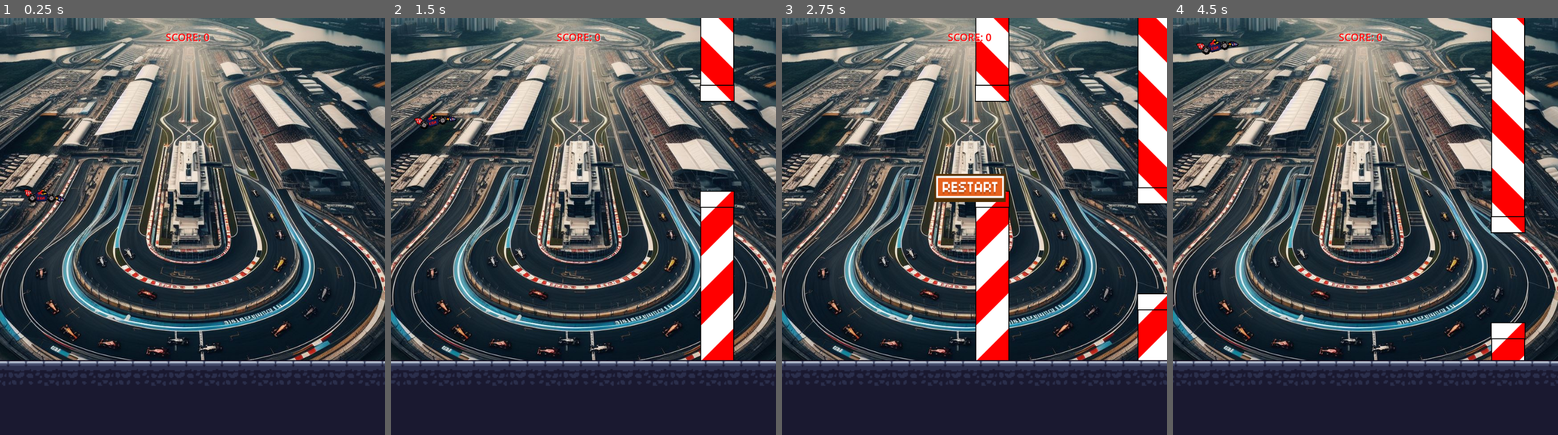
Above: before the commit, frames 1-4 (left to right).
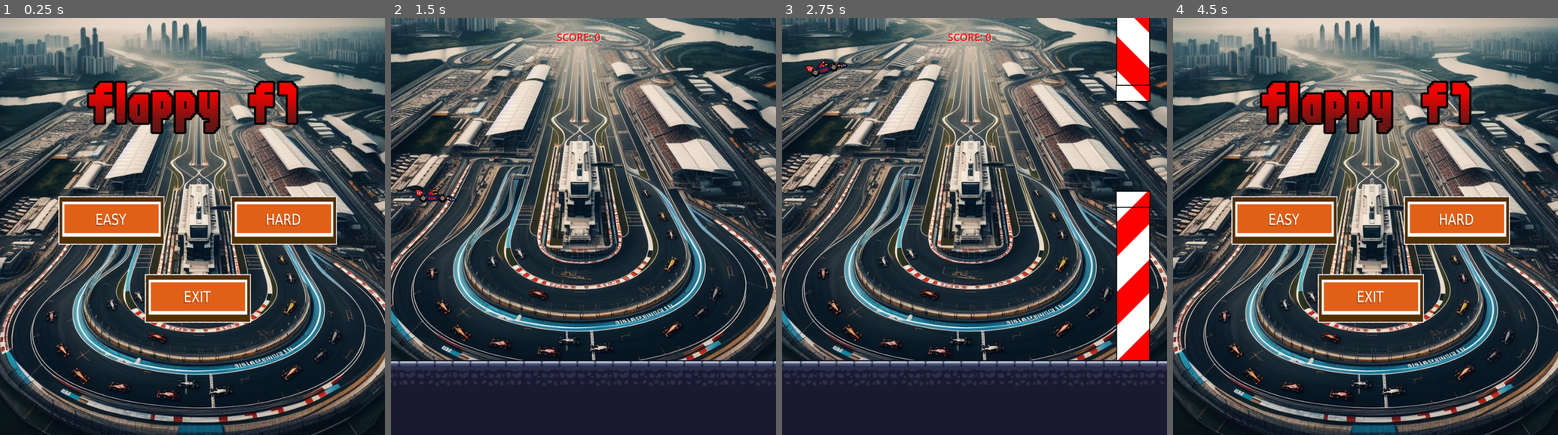
Above: after the commit, the same moments.

Repository: joelmunu/FlappyF1
Game: Godot game, scene res://scenes/Menu.tscn
Two runs of this game, one before a commit and one after it. Both use one fixed random seed, a clock stepped at 60 frames per second and the inputs below. Before the commit the project starts from res://scenes/Main.tscn.
Inputs (mouse positions are in pixels of both pictures, inside the frame that each line leads up to):
- Up to frame 1 (0.25 s): no input
- Up to frame 2 (1.5 s): click (675, 222) at 0.52 s; click (502, 222) at 1.27 s
- Up to frame 3 (2.75 s): tap Enter (ui_accept) at 2, 2.1, 2.27, 2.57 s; move the mouse to (1059, 205) at 2.02 s; click (1059, 205) at 2.17 s
- Up to frame 4 (4.5 s): click (1361, 188) at 2.77 s; move the mouse to (1288, 247) at 3.52 s; tap Enter (ui_accept) at 3.6, 3.77, 4.07 s; click (1288, 247) at 3.67 s; click (1361, 222) at 4.27 s

The runs differ from the first frame. In frame 1, 72% of the frame differs, in the area x 0-100%, y 0-100%; in frame 2, 7.0%; in frame 3, 16%; in frame 4, 73%.

Commit message:
Feature: Se creado el menú principal, y se ha añadido música de fondo, efectos de sonido y algunos botones adicionales

Diff:
--- a/project.godot
+++ b/project.godot
@@ -11,7 +11,7 @@
 [application]
 
 config/name="FlappyF1"
-run/main_scene="res://scenes/Main.tscn"
+run/main_scene="res://scenes/Menu.tscn"
 config/features=PackedStringArray("4.2", "Forward Plus")
 config/icon="res://icon.svg"
 
--- a/scenes/Main.gd
+++ b/scenes/Main.gd
@@ -83,10 +83,12 @@
 func check_top():
 	if $Player.position.y < 0:
 		$Player.falling = true
+		$AudioStreamPlayer2D.play()
 		stop_game()
 
 func player_hit():
 	$Player.falling = true
+	$AudioStreamPlayer2D.play()
 	stop_game()
 
 func stop_game():
@@ -98,6 +100,7 @@
 
 func _on_ground_body_entered(body):
 	$Player.falling = false
+	$AudioStreamPlayer2D.play()
 	stop_game()
 
 
--- a/scenes/Main.tscn
+++ b/scenes/Main.tscn
@@ -6,6 +6,7 @@
 [ext_resource type="PackedScene" uid="uid://qidwvavpxehf" path="res://scenes/Ground.tscn" id="4_6tshf"]
 [ext_resource type="PackedScene" uid="uid://bw2gymky80ky5" path="res://scenes/Pipe.tscn" id="5_0m3jj"]
 [ext_resource type="PackedScene" uid="uid://c27yga81jdgev" path="res://scenes/Reset.tscn" id="6_22dcb"]
+[ext_resource type="AudioStream" uid="uid://klp8s2vnck2n" path="res://assets/sound/voxvox.mp3" id="7_uepb7"]
 
 [node name="Main" type="Node2D"]
 script = ExtResource("1_b3g7k")
@@ -44,6 +45,11 @@
 
 [node name="Reset" parent="." instance=ExtResource("6_22dcb")]
 
+[node name="AudioStreamPlayer2D" type="AudioStreamPlayer2D" parent="."]
+stream = ExtResource("7_uepb7")
+
+[node name="ReturnToMenu" type="CanvasLayer" parent="."]
+
 [connection signal="body_entered" from="Ground" to="." method="_on_ground_body_entered"]
 [connection signal="hit" from="Ground" to="." method="_on_ground_hit"]
 [connection signal="timeout" from="PipeTimer" to="." method="_on_pipe_timer_timeout"]
--- /dev/null
+++ b/scenes/Menu.gd
@@ -0,0 +1,10 @@
+extends Control
+
+func _on_easy_button_pressed():
+	get_tree().change_scene_to_file("res://scenes/Main.tscn")
+
+func _on_exit_button_pressed():
+	get_tree().quit()
+
+func _ready():
+	$AudioStreamPlayer2D.play()
--- /dev/null
+++ b/scenes/Menu.tscn
@@ -0,0 +1,92 @@
+[gd_scene load_steps=17 format=3 uid="uid://csosb8sli2ksf"]
+
+[ext_resource type="Texture2D" uid="uid://wmvh6rad7isr" path="res://assets/background/background.jpeg" id="1_ktbh1"]
+[ext_resource type="Script" path="res://scenes/Menu.gd" id="1_kybbp"]
+[ext_resource type="Texture2D" uid="uid://cf5skt7rorcid" path="res://assets/easybtn.png" id="2_wwni0"]
+[ext_resource type="Texture2D" uid="uid://cx3cy8s3fq8xd" path="res://assets/hardbtn.png" id="3_1rgcw"]
+[ext_resource type="Texture2D" uid="uid://bxffmhhpgpehd" path="res://assets/exitbtn.png" id="4_cm2ji"]
+[ext_resource type="Texture2D" uid="uid://cf5451d27kgau" path="res://assets/flappyf1logo.png" id="5_pxx6q"]
+[ext_resource type="AudioStream" uid="uid://bnugictbe8w0r" path="res://assets/sound/OST.mp3" id="7_lah42"]
+
+[sub_resource type="StyleBoxTexture" id="StyleBoxTexture_wgue1"]
+texture = ExtResource("2_wwni0")
+
+[sub_resource type="StyleBoxTexture" id="StyleBoxTexture_sgbr3"]
+texture = ExtResource("2_wwni0")
+
+[sub_resource type="StyleBoxTexture" id="StyleBoxTexture_rv2e2"]
+texture = ExtResource("2_wwni0")
+
+[sub_resource type="StyleBoxTexture" id="StyleBoxTexture_4neio"]
+texture = ExtResource("3_1rgcw")
+
+[sub_resource type="StyleBoxTexture" id="StyleBoxTexture_cseu7"]
+texture = ExtResource("3_1rgcw")
+
+[sub_resource type="StyleBoxTexture" id="StyleBoxTexture_b8pvr"]
+texture = ExtResource("3_1rgcw")
+
+[sub_resource type="StyleBoxTexture" id="StyleBoxTexture_45md0"]
+texture = ExtResource("4_cm2ji")
+
+[sub_resource type="StyleBoxTexture" id="StyleBoxTexture_wnmm7"]
+texture = ExtResource("4_cm2ji")
+
+[sub_resource type="StyleBoxTexture" id="StyleBoxTexture_6v1np"]
+texture = ExtResource("4_cm2ji")
+
+[node name="Menu" type="Control"]
+layout_mode = 3
+anchors_preset = 15
+anchor_right = 1.0
+anchor_bottom = 1.0
+grow_horizontal = 2
+grow_vertical = 2
+script = ExtResource("1_kybbp")
+
+[node name="Background" type="Sprite2D" parent="."]
+position = Vector2(23, 97)
+texture = ExtResource("1_ktbh1")
+offset = Vector2(432, 384)
+
+[node name="EasyButton" type="Button" parent="."]
+layout_mode = 0
+offset_left = 131.0
+offset_top = 400.0
+offset_right = 369.0
+offset_bottom = 509.0
+theme_override_styles/normal = SubResource("StyleBoxTexture_wgue1")
+theme_override_styles/hover = SubResource("StyleBoxTexture_sgbr3")
+theme_override_styles/pressed = SubResource("StyleBoxTexture_rv2e2")
+
+[node name="HardButton" type="Button" parent="."]
+layout_mode = 0
+offset_left = 518.0
+offset_top = 400.0
+offset_right = 756.0
+offset_bottom = 509.0
+theme_override_styles/normal = SubResource("StyleBoxTexture_4neio")
+theme_override_styles/hover = SubResource("StyleBoxTexture_cseu7")
+theme_override_styles/pressed = SubResource("StyleBoxTexture_b8pvr")
+
+[node name="ExitButton" type="Button" parent="."]
+layout_mode = 0
+offset_left = 325.0
+offset_top = 575.0
+offset_right = 563.0
+offset_bottom = 684.0
+theme_override_styles/normal = SubResource("StyleBoxTexture_45md0")
+theme_override_styles/hover = SubResource("StyleBoxTexture_wnmm7")
+theme_override_styles/pressed = SubResource("StyleBoxTexture_6v1np")
+
+[node name="Flappyf1Logo" type="Sprite2D" parent="."]
+position = Vector2(433, 201)
+scale = Vector2(0.691667, 0.691667)
+texture = ExtResource("5_pxx6q")
+
+[node name="AudioStreamPlayer2D" type="AudioStreamPlayer2D" parent="."]
+stream = ExtResource("7_lah42")
+autoplay = true
+
+[connection signal="pressed" from="EasyButton" to="." method="_on_easy_button_pressed"]
+[connection signal="pressed" from="ExitButton" to="." method="_on_exit_button_pressed"]
--- a/scenes/Player.gd
+++ b/scenes/Player.gd
@@ -29,3 +29,4 @@
 
 func flap():
 	velocity.y = FLAP_SPEED
+	$AudioStreamPlayer2D.play()
--- a/scenes/Player.tscn
+++ b/scenes/Player.tscn
@@ -1,7 +1,8 @@
-[gd_scene load_steps=4 format=3 uid="uid://6pafh6aenlqg"]
+[gd_scene load_steps=5 format=3 uid="uid://6pafh6aenlqg"]
 
 [ext_resource type="Script" path="res://scenes/Player.gd" id="1_jdumy"]
 [ext_resource type="Texture2D" uid="uid://b0gq0fhav8gtl" path="res://assets/redbull.png" id="1_mhnl6"]
+[ext_resource type="AudioStream" uid="uid://ckhy2w4s3g27p" path="res://assets/sound/jumpSound.mp3" id="3_emmou"]
 
 [sub_resource type="RectangleShape2D" id="RectangleShape2D_hf7t7"]
 size = Vector2(92.625, 30)
@@ -17,3 +18,6 @@
 [node name="CollisionShape2D" type="CollisionShape2D" parent="."]
 position = Vector2(0.6875, -1)
 shape = SubResource("RectangleShape2D_hf7t7")
+
+[node name="AudioStreamPlayer2D" type="AudioStreamPlayer2D" parent="."]
+stream = ExtResource("3_emmou")
--- a/scenes/Reset.gd
+++ b/scenes/Reset.gd
@@ -4,3 +4,6 @@
 
 func _on_restart_button_pressed():
 	restart.emit()
+
+func _on_menu_button_pressed():
+	get_tree().change_scene_to_file("res://scenes/Menu.tscn")
--- a/scenes/Reset.tscn
+++ b/scenes/Reset.tscn
@@ -1,7 +1,8 @@
-[gd_scene load_steps=6 format=3 uid="uid://c27yga81jdgev"]
+[gd_scene load_steps=10 format=3 uid="uid://c27yga81jdgev"]
 
 [ext_resource type="Texture2D" uid="uid://bvipwlguiw4a6" path="res://assets/restart.png" id="1_50tku"]
 [ext_resource type="Script" path="res://scenes/Reset.gd" id="1_hphn5"]
+[ext_resource type="Texture2D" uid="uid://dkstb0rn5d0xq" path="res://assets/menubtn.png" id="3_5gxjw"]
 
 [sub_resource type="StyleBoxTexture" id="StyleBoxTexture_5f3qm"]
 texture = ExtResource("1_50tku")
@@ -11,6 +12,15 @@
 
 [sub_resource type="StyleBoxTexture" id="StyleBoxTexture_miqfv"]
 texture = ExtResource("1_50tku")
+
+[sub_resource type="StyleBoxTexture" id="StyleBoxTexture_gni8n"]
+texture = ExtResource("3_5gxjw")
+
+[sub_resource type="StyleBoxTexture" id="StyleBoxTexture_jh3gi"]
+texture = ExtResource("3_5gxjw")
+
+[sub_resource type="StyleBoxTexture" id="StyleBoxTexture_nm0jy"]
+texture = ExtResource("3_5gxjw")
 
 [node name="Reset" type="CanvasLayer"]
 script = ExtResource("1_hphn5")
@@ -24,4 +34,14 @@
 theme_override_styles/hover = SubResource("StyleBoxTexture_36n1f")
 theme_override_styles/pressed = SubResource("StyleBoxTexture_miqfv")
 
+[node name="MenuButton" type="Button" parent="."]
+offset_left = 343.0
+offset_top = 429.0
+offset_right = 503.0
+offset_bottom = 492.0
+theme_override_styles/normal = SubResource("StyleBoxTexture_gni8n")
+theme_override_styles/hover = SubResource("StyleBoxTexture_jh3gi")
+theme_override_styles/pressed = SubResource("StyleBoxTexture_nm0jy")
+
 [connection signal="pressed" from="RestartButton" to="." method="_on_restart_button_pressed"]
+[connection signal="pressed" from="MenuButton" to="." method="_on_menu_button_pressed"]
Binary file added: assets/easybtn.png
Not shown, added: assets/easybtn.png.import
Binary file added: assets/exitbtn.png
Not shown, added: assets/exitbtn.png.import
Binary file added: assets/flappyf1logo.png
Not shown, added: assets/flappyf1logo.png.import
Binary file added: assets/hardbtn.png
Not shown, added: assets/hardbtn.png.import
Binary file added: assets/menubtn.png
Not shown, added: assets/menubtn.png.import
Not shown, added: assets/sound/OST.mp3.import
Not shown, added: assets/sound/jumpSound.mp3.import
(and 5 more such lines)
